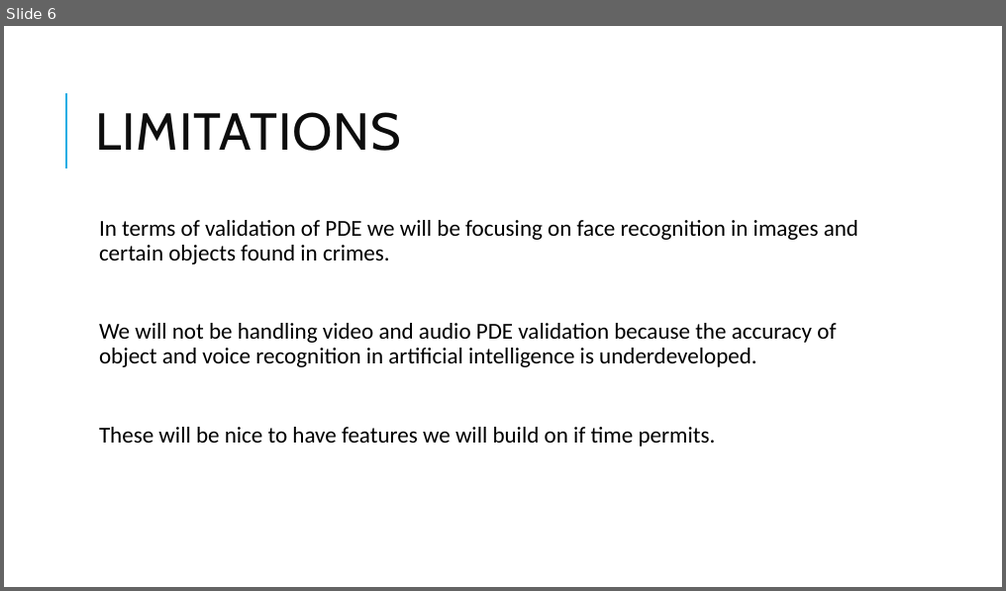
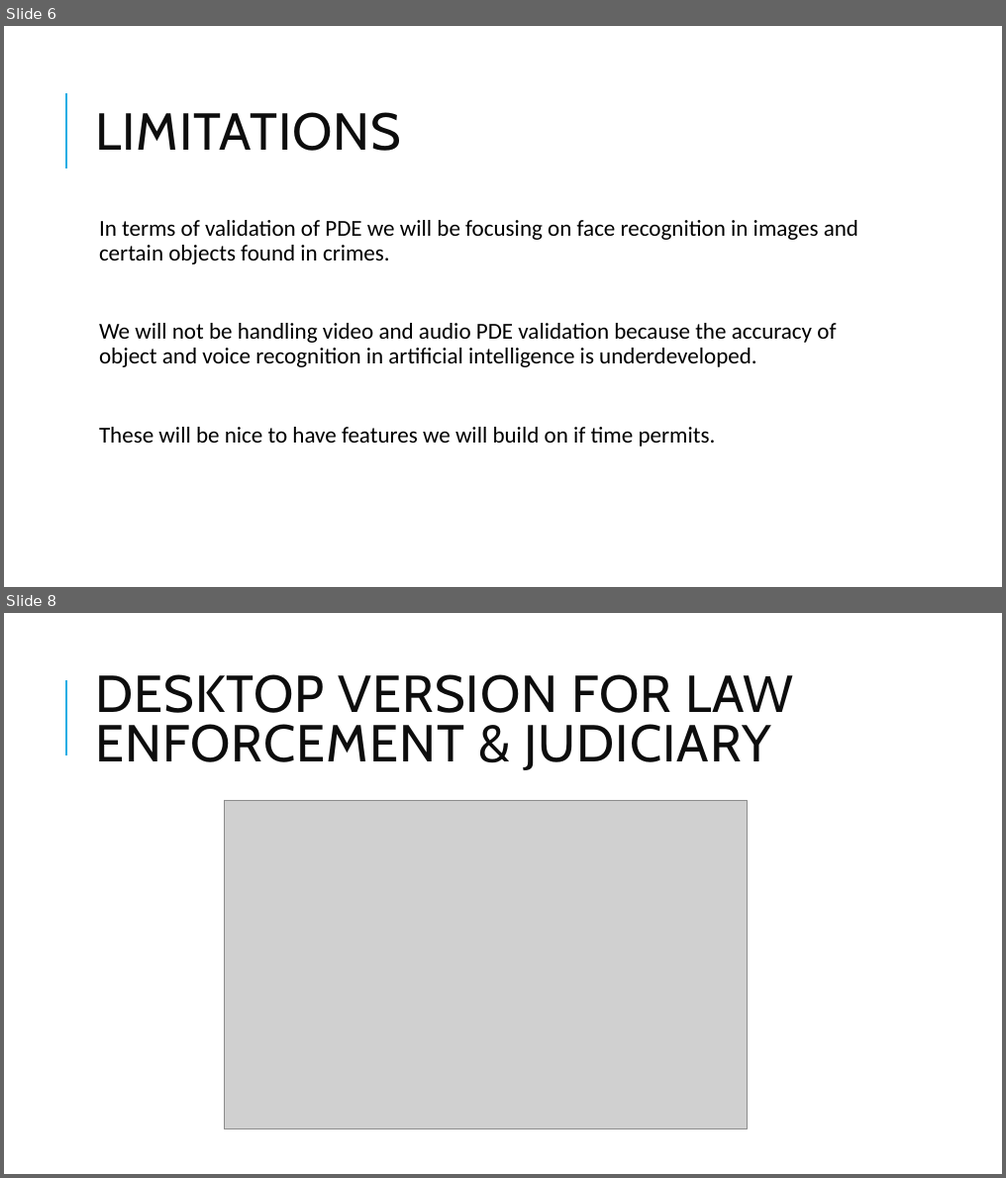
Before and after one commit to MPHETamines/MPHETamines, a slide deck: Uwatch digital forensic tool.pptx. Shown one above the other, each under a label of ours: slide 6 before the commit, slides 6 and 8 after it; the slides between them are not shown. The pictures are 1006x591 and 1006x1178 pixels, drawn with LibreOffice and Linux fonts; fonts in the diff are those of the drawing; grey boxes stand for pictures. Boxes give left, top, right and bottom in pixels: in the first picture for what was removed or moved away, otherwise in the second. Text is boxed around its words. In the diff, an @@ line names an element or a change of style, - is before the commit and + after.

```diff
--- a/Uwatch digital forensic tool.pptx
+++ b/Uwatch digital forensic tool.pptx
@@ slide 8 added at bbox=[4, 613, 1002, 1174], background #FFFFFF; not listed: 1 template element that a slide beside it also shows @@
@@ title added at bbox=[95, 674, 794, 770], 50 pt, text #0D0D0D @@
+DESKTOP VERSION FOR LAW ENFORCEMENT & JUDICIARY
@@ picture added at bbox=[224, 800, 747, 1130] @@
```
Also in this commit, not shown: 2 other slides added.
